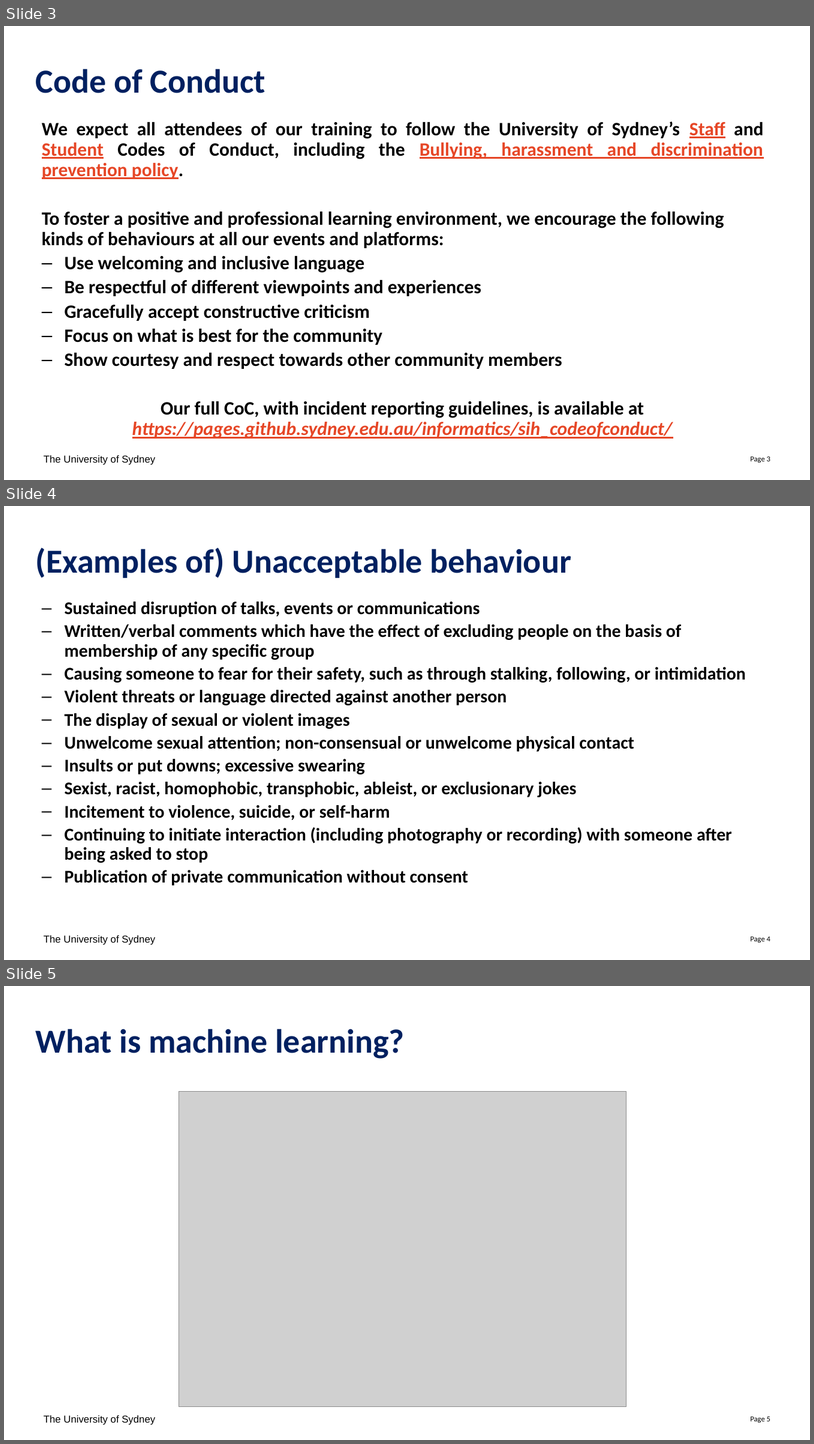
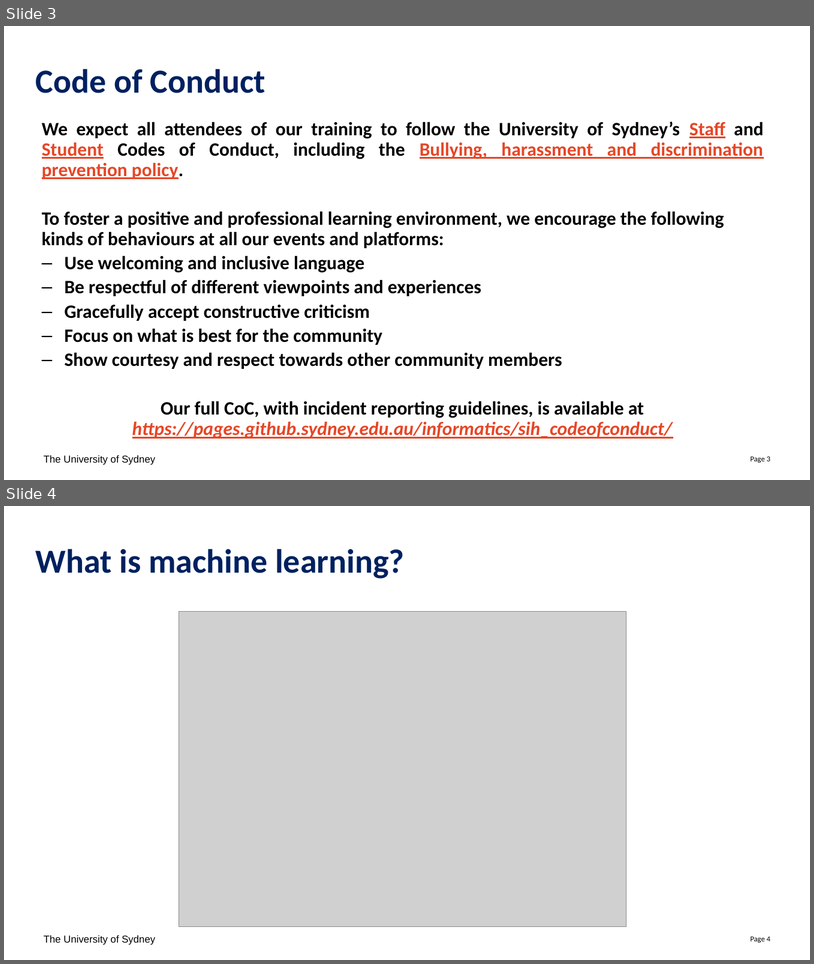
Before and after one commit to Sydney-Informatics-Hub/Module3R, a slide deck: slides/Module3R.pptx. Shown one above the other, each under a label of ours: slides 3, 4 and 5 before the commit, slides 3 and 4 after it. The pictures are 814x1444 and 814x964 pixels, drawn with LibreOffice and Linux fonts; fonts in the diff are those of the drawing; grey boxes stand for pictures. Boxes give left, top, right and bottom in pixels: in the first picture for what was removed or moved away, otherwise in the second. Text is boxed around its words. In the diff, an @@ line names an element or a change of style, - is before the commit and + after.

```diff
--- a/slides/Module3R.pptx
+++ b/slides/Module3R.pptx
@@ slide 4 removed at [4,506,810,960], background #FFFFFF; not listed: 2 template elements that a slide beside it also shows @@
@@ title removed at [36,547,572,578] @@
-(Examples of) Unacceptable behaviour
@@ text removed at [65,601,746,885] @@
-– Sustained disruption of talks, events or communications
-– Written/verbal comments which have the effect of excluding people on the basis of membership of any specific group
-– Causing someone to fear for their safety, such as through stalking, following, or intimidation
-– Violent threats or language directed against another person
-– The display of sexual or violent images
-– Unwelcome sexual attention; non-consensual or unwelcome physical contact
-– Insults or put downs; excessive swearing
-– Sexist, racist, homophobic, transphobic, ableist, or exclusionary jokes
-– Incitement to violence, suicide, or self-harm
-– Continuing to initiate interaction (including photography or recording) with someone after being asked to stop
-– Publication of private communication without consent
@@ what was slide 5 is now slide 4 @@
@@ page number at [750,936,771,942]: text changed @@
-Page 5
+Page 4
```
Also in this commit, not shown: 3 slides changed, 1 slide added.
